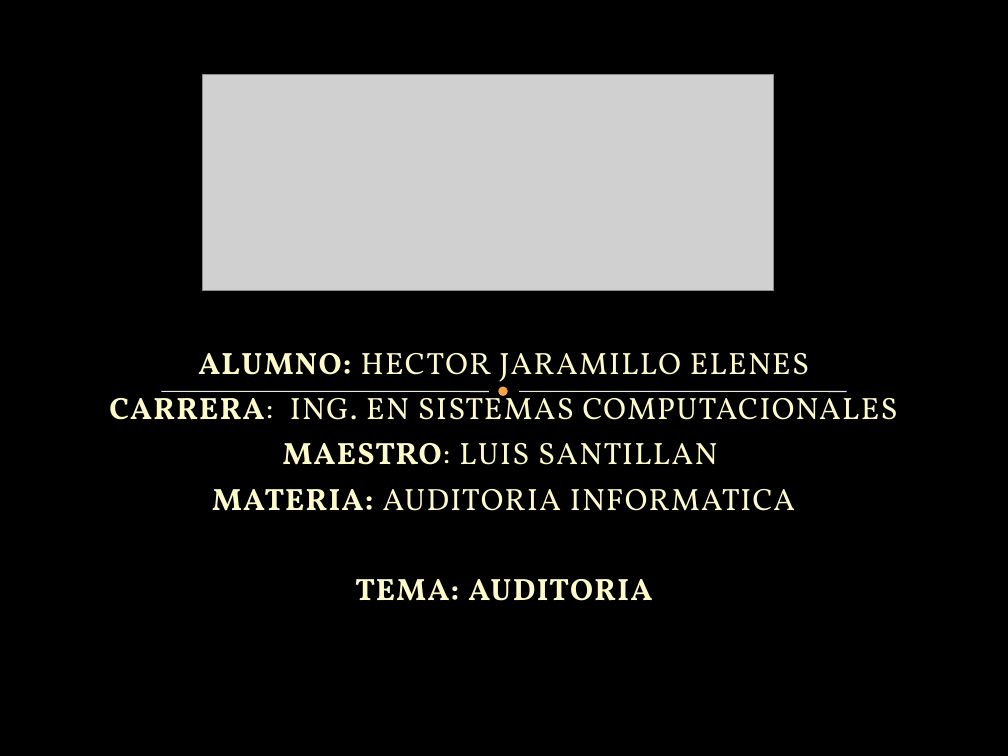
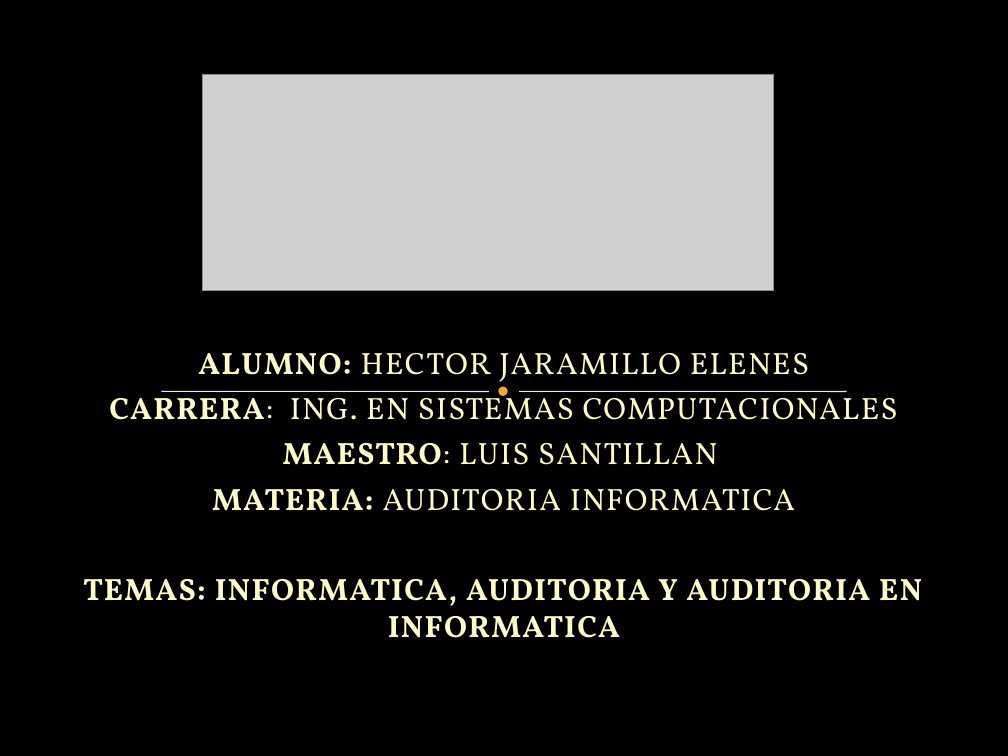
Before and after one commit to lc850/auditoria, a slide deck: slide 1 of HECTOR.pptx. Drawn at 1008x756 pixels with LibreOffice and Linux fonts; fonts in the diff are those of the drawing; grey boxes stand for pictures; background and template pictures are left out. Boxes give left, top, right and bottom in pixels: in the first picture for what was removed or moved away, otherwise in the second. Text is boxed around its words. In the diff, an @@ line names an element or a change of style, - is before the commit and + after.

```diff
--- a/HECTOR.pptx
+++ b/HECTOR.pptx
@@ subtitle at (83, 579, 922, 638): text changed @@
-TEMA: AUDITORIA
+TEMAS: INFORMATICA, AUDITORIA Y AUDITORIA EN INFORMATICA
```
Also in this commit, not shown: 4 slides added.
